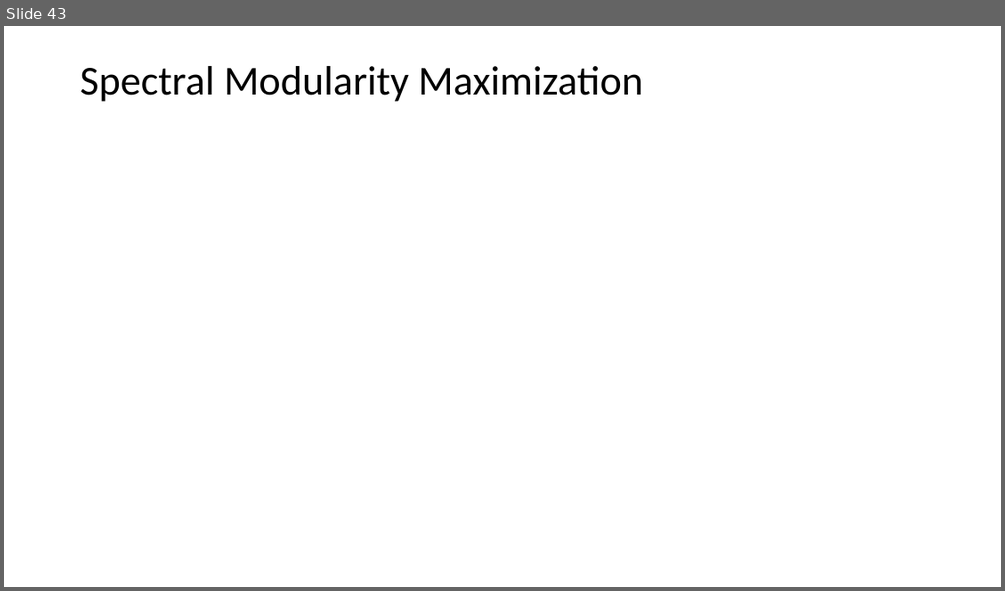
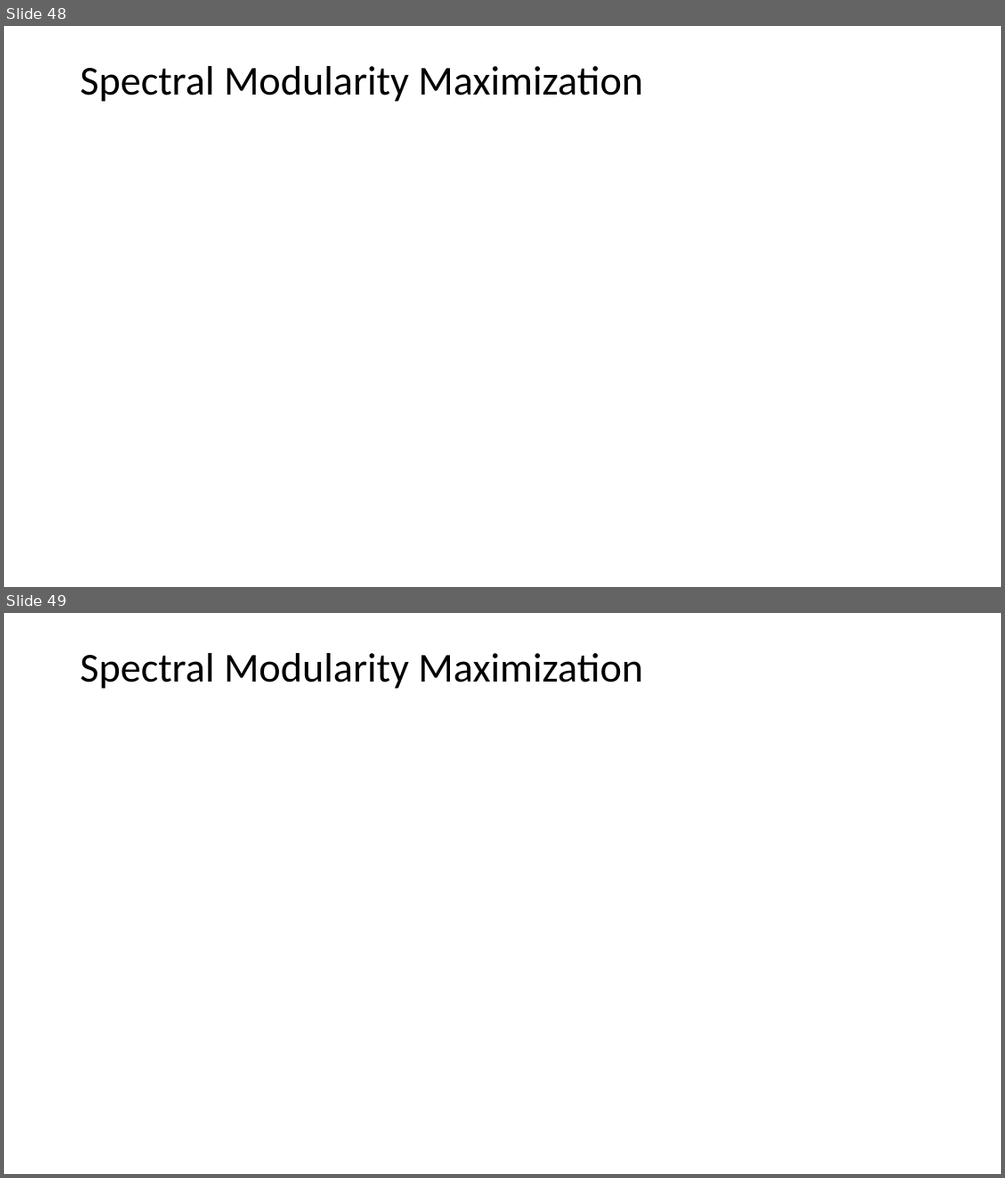
Before and after one commit to StephenElston/CSCI-E-108, a slide deck: slides/9_SocialNetworkAnalysis.pptx. Shown one above the other, each under a label of ours: slide 43 before the commit, slides 48 and 49 after it. The pictures are 1005x591 and 1005x1178 pixels, drawn with LibreOffice and Linux fonts; fonts in the diff are those of the drawing; grey boxes stand for pictures. Boxes give left, top, right and bottom in pixels: in the first picture for what was removed or moved away, otherwise in the second. Text is boxed around its words. In the diff, an @@ line names an element or a change of style, - is before the commit and + after.

```diff
--- a/slides/9_SocialNetworkAnalysis.pptx
+++ b/slides/9_SocialNetworkAnalysis.pptx
@@ slide 49 added at [4, 613, 1001, 1174], background #FFFFFF @@
@@ title added at [80, 653, 643, 689], 39.6 pt, text #000000 @@
+Spectral Modularity Maximization
@@ what was slide 43 is now slide 48 @@
```
Also in this commit, not shown: 2 slides changed, 5 other slides added.
